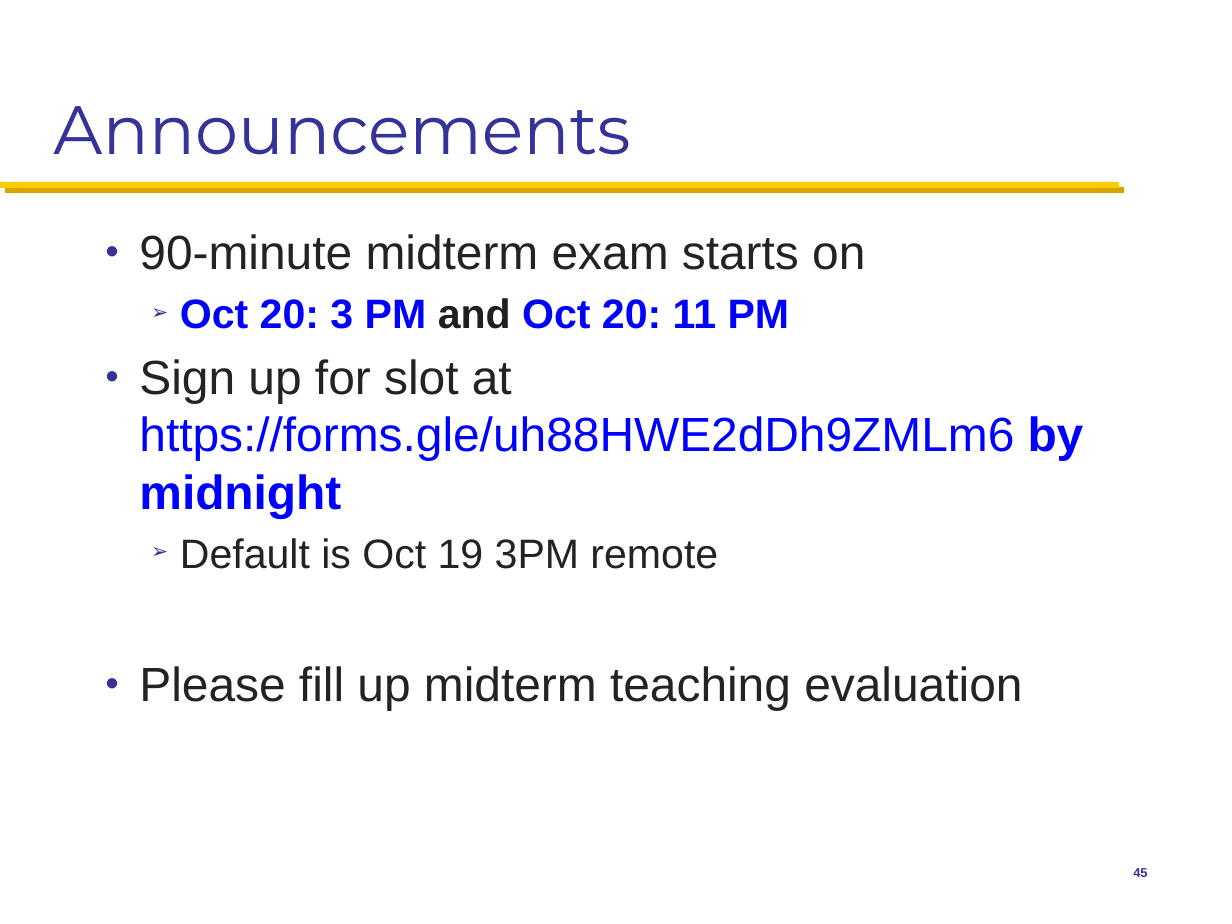
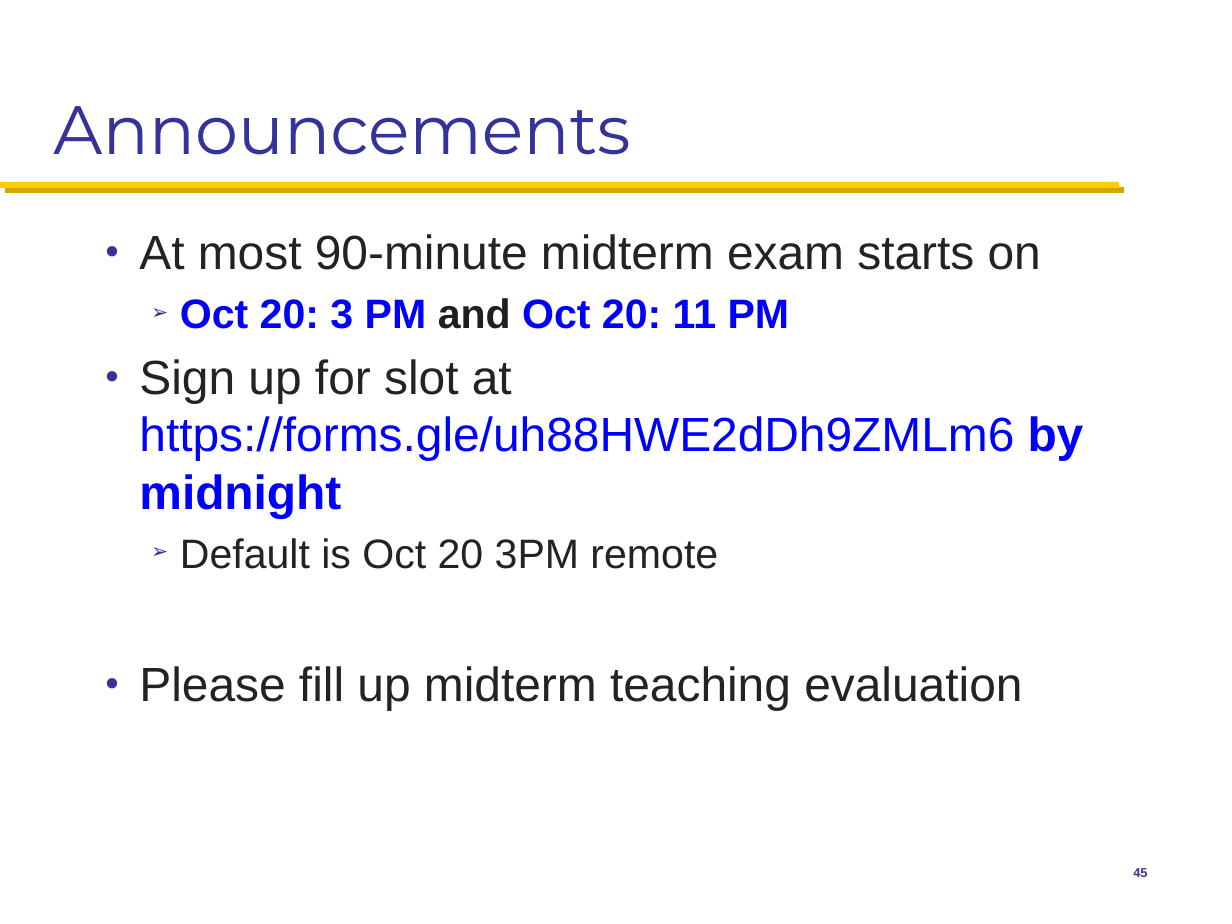
Before and after one commit to mosharaf/eecs489, a slide deck: slide 45 of Slides/101321.pptx. Drawn at 1232x924 pixels with LibreOffice and Linux fonts; fonts in the diff are those of the drawing. Boxes give left, top, right and bottom in pixels: in the first picture for what was removed or moved away, otherwise in the second. Text is boxed around its words. In the diff, an @@ line names an element or a change of style, - is before the commit and + after.

Commit message:
Updates to Oct 13 slides.

```diff
--- a/Slides/101321.pptx
+++ b/Slides/101321.pptx
@@ text at (139, 234, 1041, 270): text changed @@
-● 90-minute midterm exam starts on
+● At most 90-minute midterm exam starts on
@@ text at (180, 538, 718, 569): text changed @@
-  ➢ Default is Oct 19 3PM remote
+  ➢ Default is Oct 20 3PM remote
```
